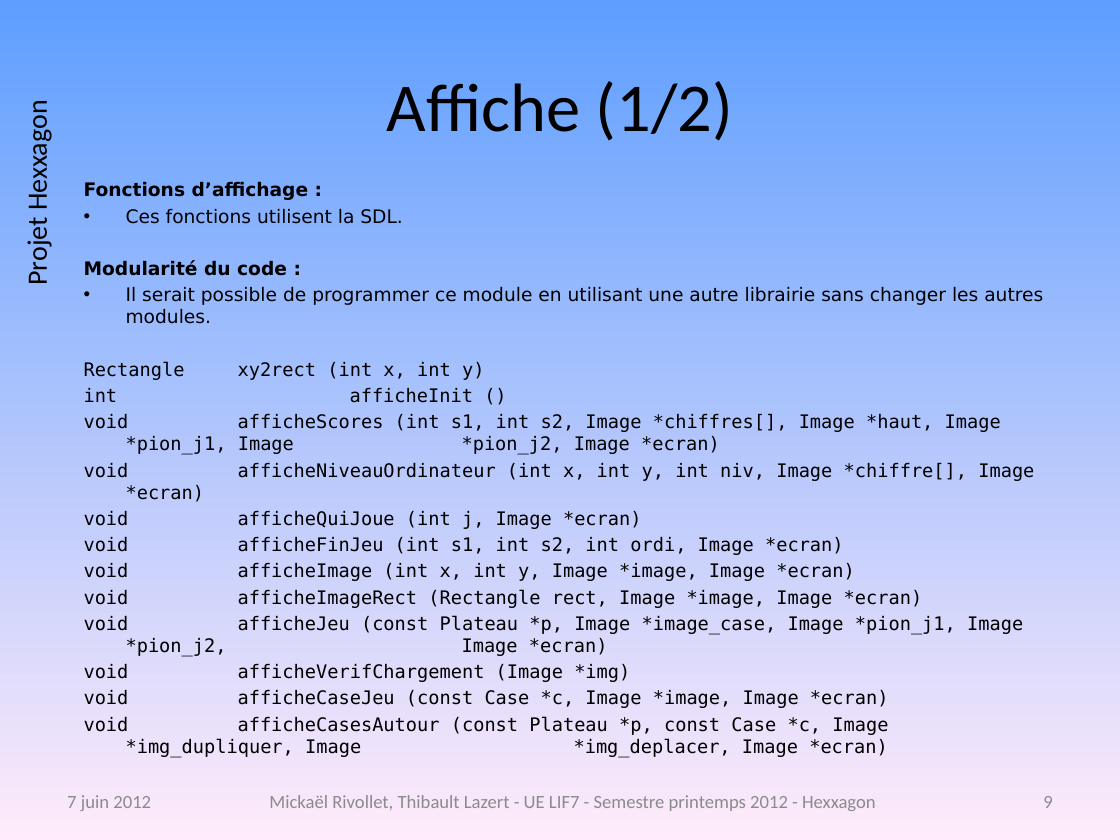
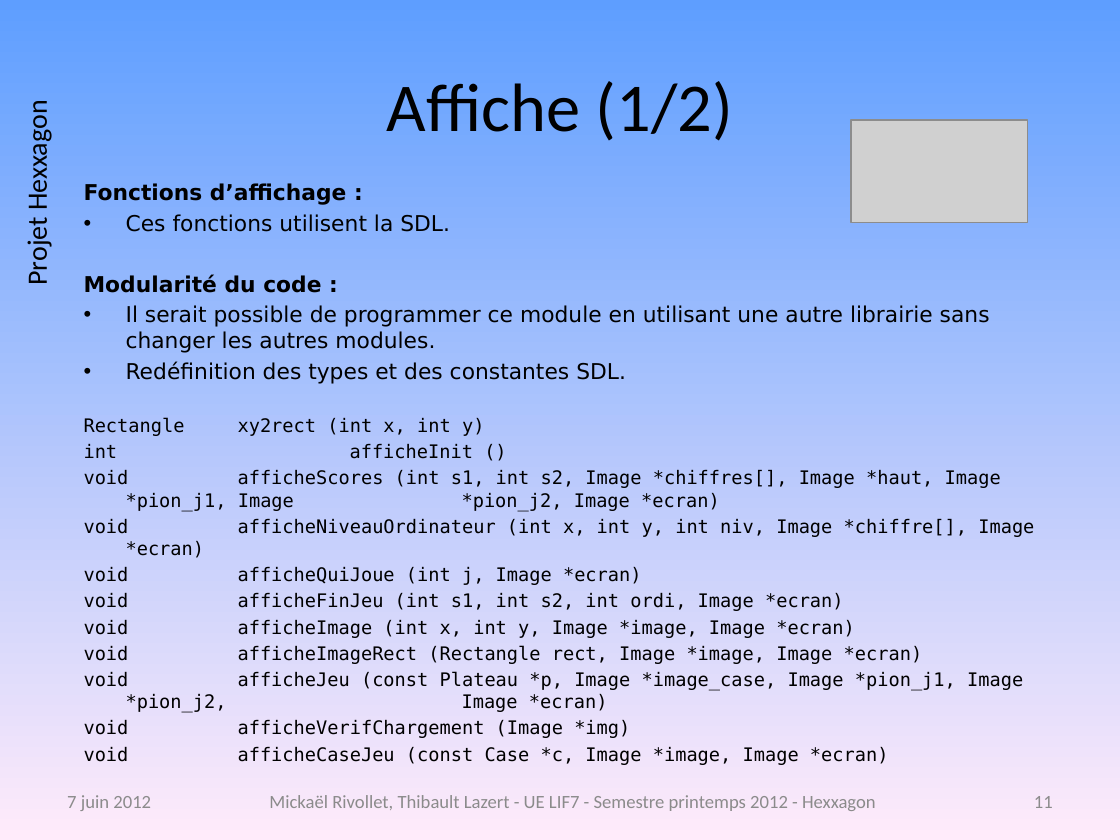
Before and after one commit to freeman1987/lazert-rivollet-lif7, a slide deck: slide 11 of projet/doc/presentation-projet.pptx (slide 9 before the commit). Drawn at 1120x840 pixels with LibreOffice and Linux fonts; fonts in the diff are those of the drawing; grey boxes stand for pictures; background and template pictures are left out. Boxes give left, top, right and bottom in pixels: in the first picture for what was removed or moved away, otherwise in the second. Text is boxed around its words. In the diff, an @@ line names an element or a change of style, - is before the commit and + after.

Commit message:
Diagramme des modules + fichier pour la présentation

```diff
--- a/projet/doc/presentation-projet.pptx
+++ b/projet/doc/presentation-projet.pptx
@@ picture added at [851, 120, 1027, 223] @@
@@ text at [84, 183, 990, 353]: size 12 to 14 pt in "Fonctions d’affichage :", "Ces fonctions utilisent la SDL.", "Modularité du code :", "Il serait possible de programmer ce module ..." @@
@@ text at [126, 361, 626, 384]: paragraph added @@
+• Redéfinition des types et des constantes SDL.
@@ text at [84, 716, 888, 758]: paragraph removed @@
-void afficheCasesAutour (const Plateau *p, const Case *c, Image *img_dupliquer, Image *img_deplacer, Image *ecran)
@@ page number at [1034, 796, 1053, 808]: text changed @@
-9
+11
```
Also in this commit, not shown: 12 other slides changed, 4 slides added, 3 other files.
